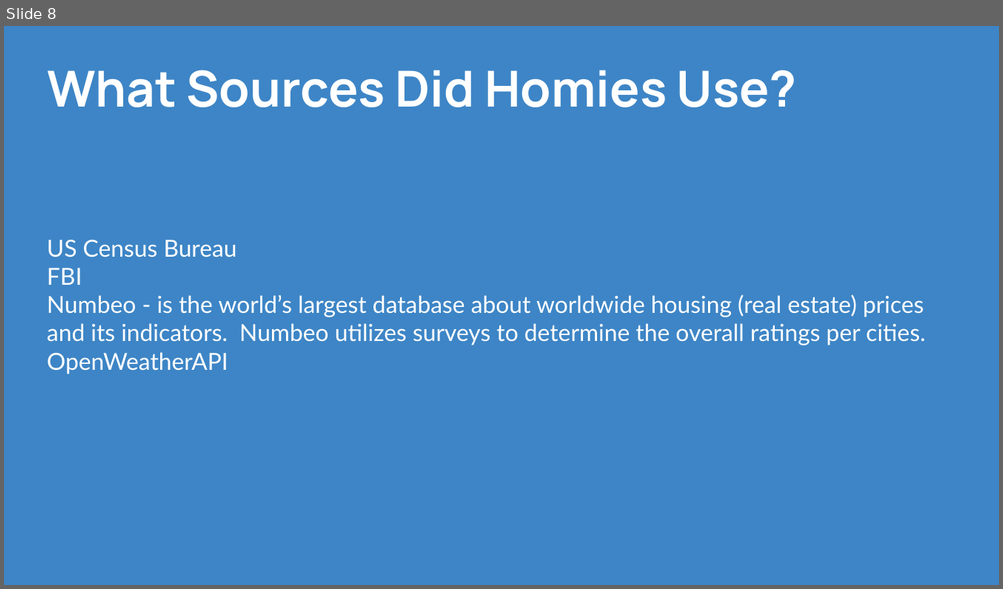
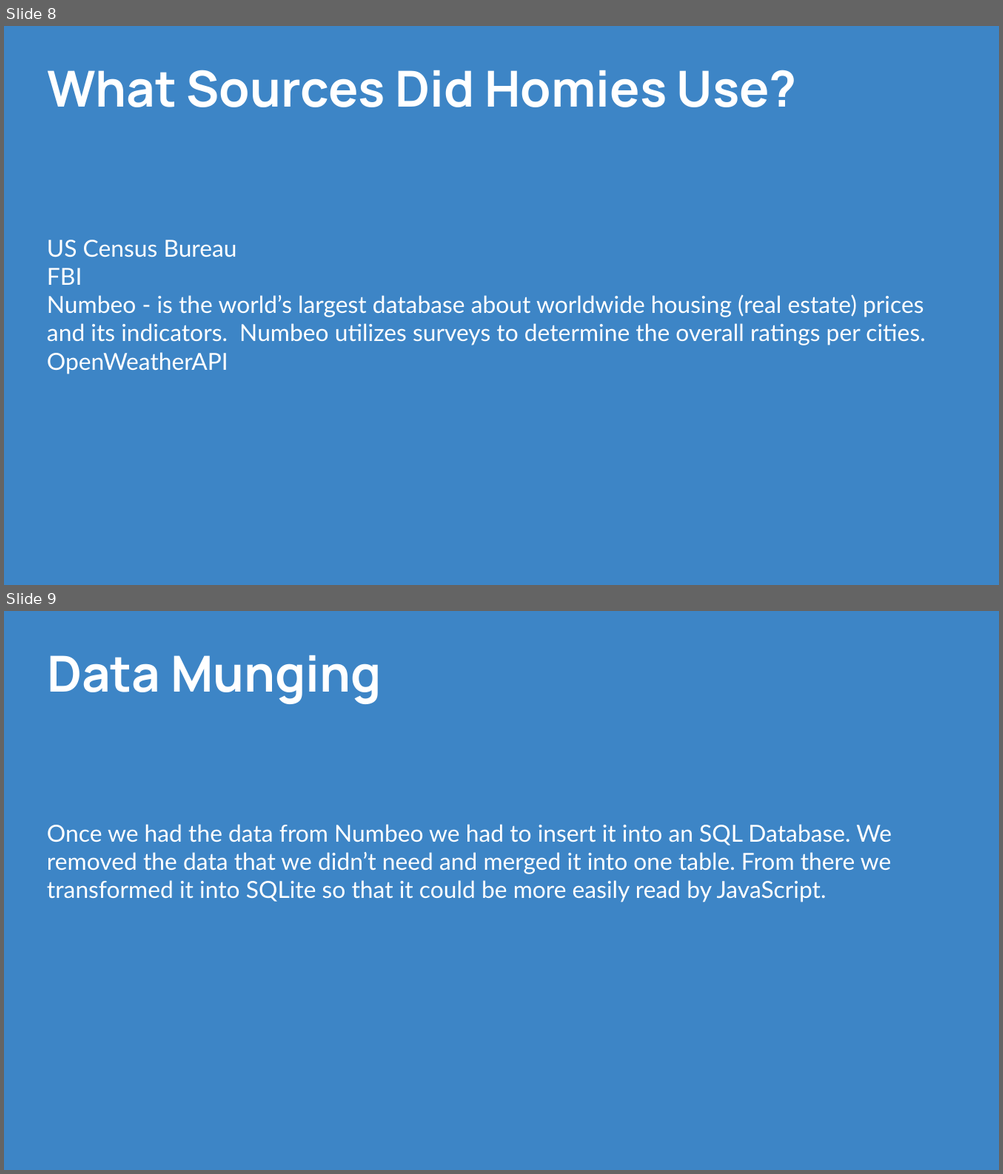
Before and after one commit to CPrince20/Homies, a slide deck: Homies City Collection.pptx. Shown one above the other, each under a label of ours: slide 8 before the commit, slides 8 and 9 after it. The pictures are 1003x589 and 1003x1174 pixels, drawn with LibreOffice and Linux fonts; fonts in the diff are those of the drawing. Boxes give left, top, right and bottom in pixels: in the first picture for what was removed or moved away, otherwise in the second. Text is boxed around its words. In the diff, an @@ line names an element or a change of style, - is before the commit and + after.

Commit message:
Added Data Munging slide

```diff
--- a/Homies City Collection.pptx
+++ b/Homies City Collection.pptx
@@ slide 9 added at (x1=4, y1=611, x2=999, y2=1170), background #3D85C6 @@
@@ title added at (x1=47, y1=655, x2=381, y2=704), 36 pt, text #FFFFFF, bold @@
+Data Munging
@@ text added at (x1=47, y1=824, x2=891, y2=903), 17 pt, text #FFFFFF @@
+Once we had the data from Numbeo we had to insert it into an SQL Database. We removed the data that we didn’t need and merged it into one table. From there we transformed it into SQLite so that it could be more easily read by JavaScript.
```
Also in this commit, not shown: 4 slides changed.
